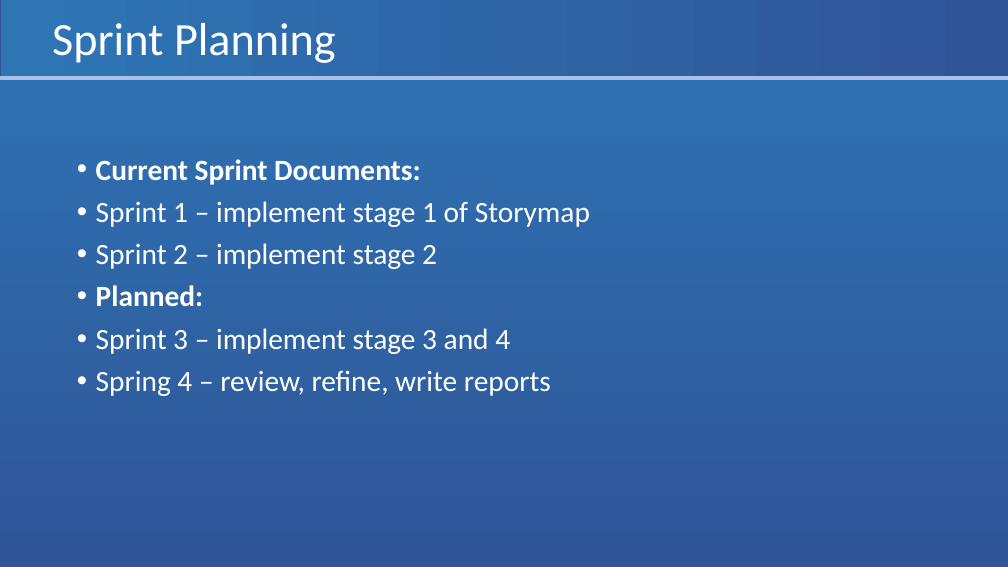
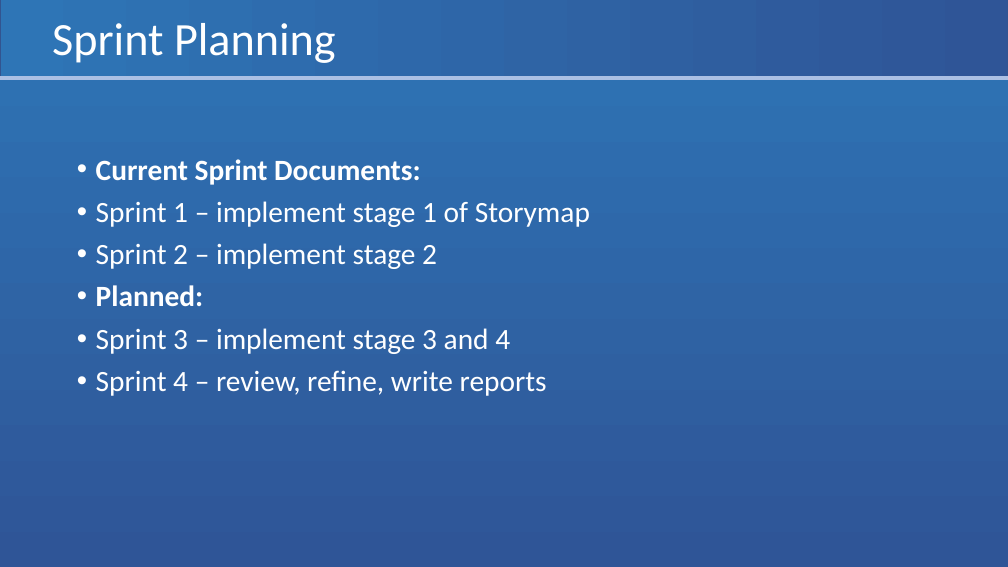
Before and after one commit to Eyo123/ISAD251REF, a slide deck: slide 5 of Documents/Presentations/PRCO204 Group Presentation 2.pptx. Drawn at 1008x567 pixels with LibreOffice and Linux fonts; fonts in the diff are those of the drawing. Boxes give left, top, right and bottom in pixels: in the first picture for what was removed or moved away, otherwise in the second. Text is boxed around its words. In the diff, an @@ line names an element or a change of style, - is before the commit and + after.

```diff
--- a/Documents/Presentations/PRCO204 Group Presentation 2.pptx
+++ b/Documents/Presentations/PRCO204 Group Presentation 2.pptx
@@ text at (x1=96, y1=370, x2=547, y2=396): text changed @@
-• Spring 4 – review, refine, write reports
+• Sprint 4 – review, refine, write reports
```
Also in this commit, not shown: 1 slide added, 1 other file.
